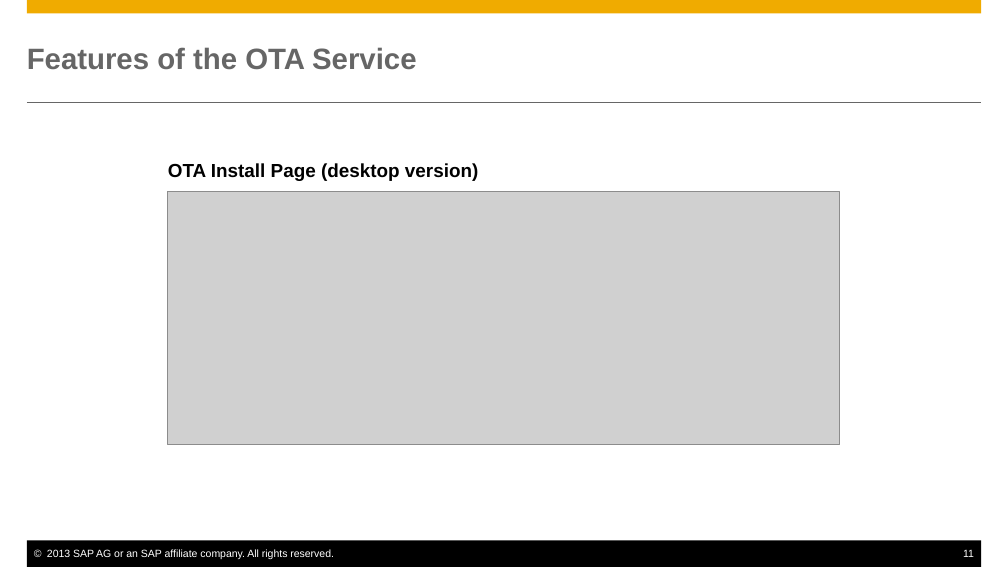
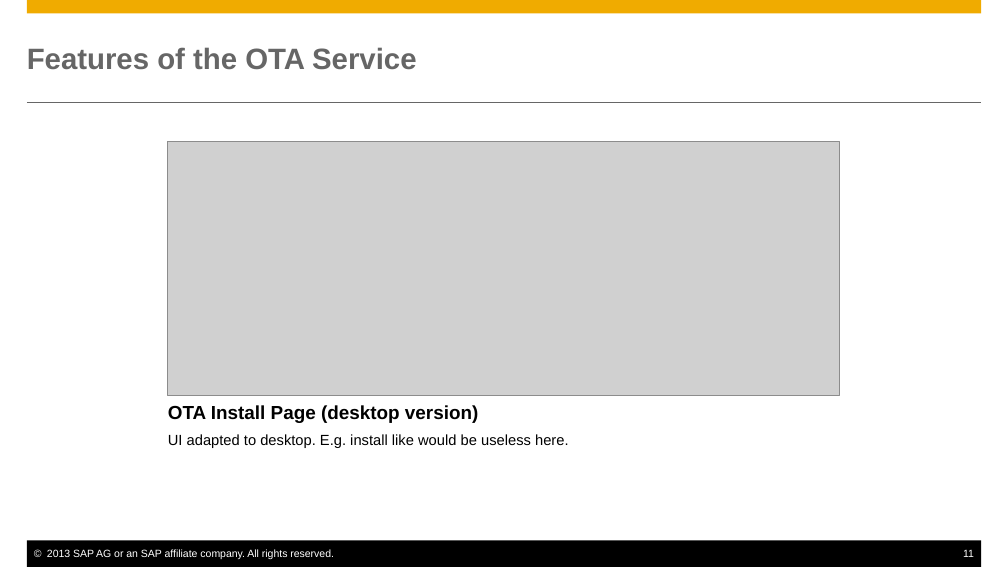
Before and after one commit to sap-production/OTAService, a slide deck: slide 11 of docs/OTAService.pptx. Drawn at 1008x567 pixels with LibreOffice and Linux fonts; fonts in the diff are those of the drawing; grey boxes stand for pictures. Boxes give left, top, right and bottom in pixels: in the first picture for what was removed or moved away, otherwise in the second. Text is boxed around its words. In the diff, an @@ line names an element or a change of style, - is before the commit and + after.

```diff
--- a/docs/OTAService.pptx
+++ b/docs/OTAService.pptx
@@ picture: place and size @@
-picture at [168, 191, 839, 444]
+picture at [168, 141, 839, 394]
@@ text "OTA Install Page (desktop version)": place and size @@
-text "OTA Install Page (desktop version)" at [168, 163, 478, 181]
+text "OTA Install Page (desktop version)" at [168, 405, 569, 448]
@@ text at [168, 434, 569, 448]: paragraph added @@
+UI adapted to desktop. E.g. install like would be useless here.
```
Also in this commit, not shown: 10 other slides changed.
